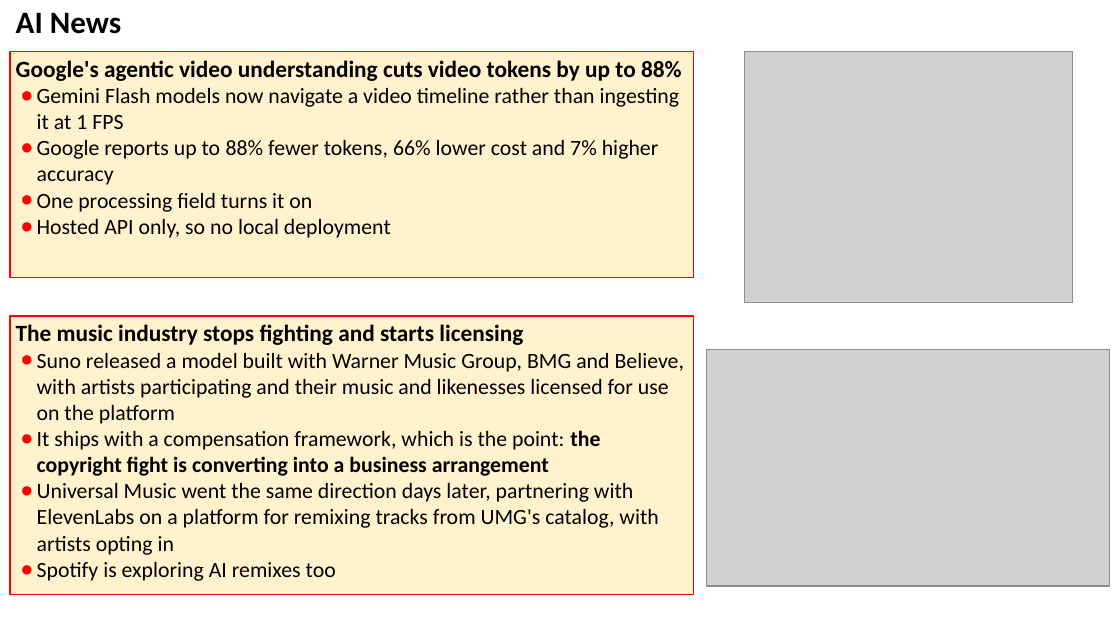
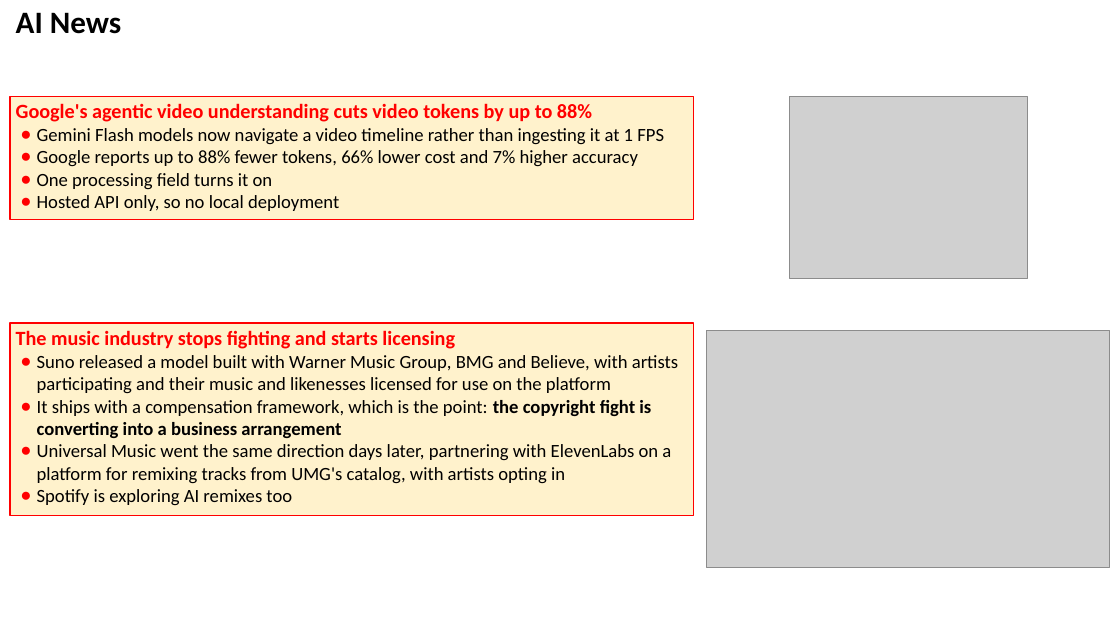
Before and after one commit to lselector/seminar, a slide deck: slide 7 of work/2026-09-18-AI-News-generated.pptx. Drawn at 1120x630 pixels with LibreOffice and Linux fonts; fonts in the diff are those of the drawing; grey boxes stand for pictures. Boxes give left, top, right and bottom in pixels: in the first picture for what was removed or moved away, otherwise in the second. Text is boxed around its words. In the diff, an @@ line names an element or a change of style, - is before the commit and + after.

```diff
--- a/work/2026-09-18-AI-News-generated.pptx
+++ b/work/2026-09-18-AI-News-generated.pptx
@@ rectangle "Google's agentic video understanding cuts ...": place and size @@
-rectangle "Google's agentic video understanding cuts ..." at (10,52,693,278)
+rectangle "Google's agentic video understanding cuts ..." at (10,96,693,220)
@@ rectangle "Google's agentic video understanding cuts ..." at (10,96,693,220): size 15 to 13 pt, text colour #000000 to #FF0000 in "Google's agentic video understanding cuts video tokens ..."; size 14 to 12 pt in "Gemini Flash models now navigate a video ...", "Google reports up to 88% fewer tokens, ...", "One processing field turns it on", "Hosted API only, so no local deployment" @@
@@ picture: place and size @@
-picture at (744,52,1072,302)
+picture at (790,96,1027,278)
@@ rectangle "The music industry stops fighting ...": place and size @@
-rectangle "The music industry stops fighting ..." at (10,316,693,595)
+rectangle "The music industry stops fighting ..." at (10,323,693,515)
@@ rectangle "The music industry stops fighting ..." at (10,323,693,515): size 15 to 13 pt, text colour #000000 to #FF0000 in "The music industry stops fighting and starts ..."; size 14 to 12 pt in "Suno released a model built with Warner ...", "It ships with a compensation framework, which ...", "Universal Music went the same direction days ...", "Spotify is exploring AI remixes too" @@
@@ picture: place and size @@
-picture at (707,349,1110,586)
+picture at (707,330,1110,567)
```
Also in this commit, not shown: 10 other slides changed, 27 other files.
